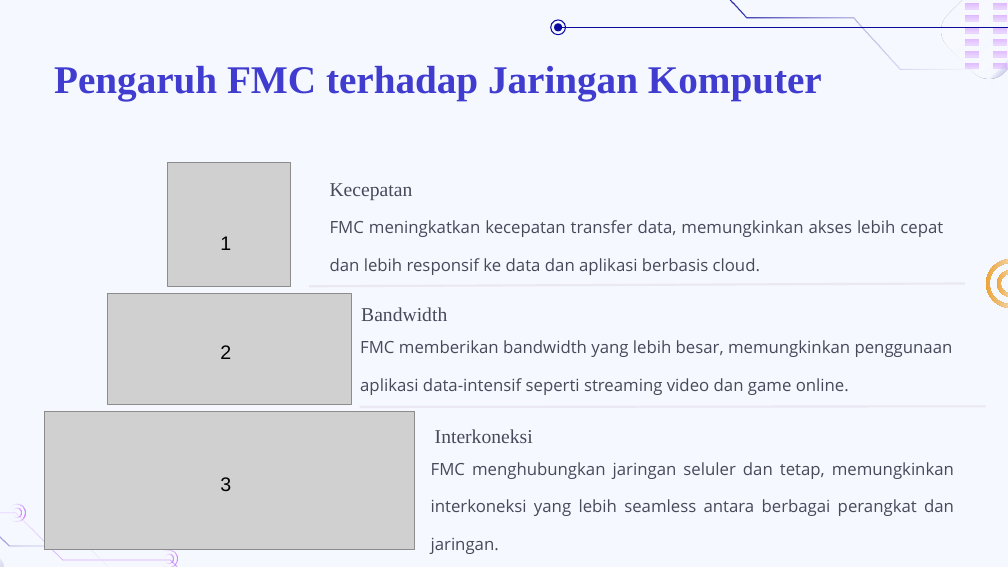
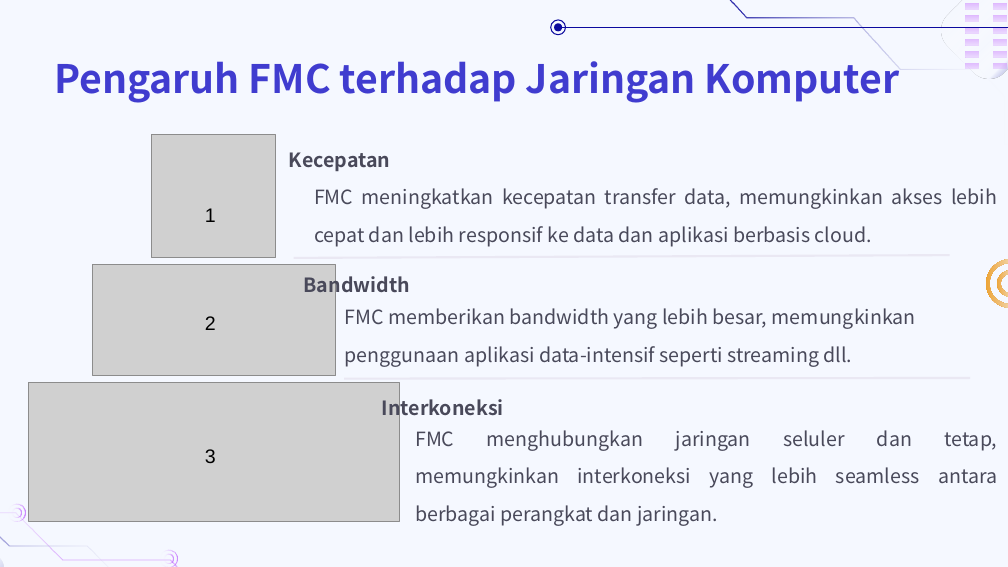
Before and after one commit to eja2003/Borneo, a slide deck: slide 17 of PPT jarkas.pptx. Drawn at 1008x567 pixels with LibreOffice and Linux fonts; fonts in the diff are those of the drawing; grey boxes stand for pictures; background and template pictures are left out. Boxes give left, top, right and bottom in pixels: in the first picture for what was removed or moved away, otherwise in the second. Text is boxed around its words. In the diff, an @@ line names an element or a change of style, - is before the commit and + after.

```diff
--- a/PPT jarkas.pptx
+++ b/PPT jarkas.pptx
@@ title "Pengaruh FMC terhadap Jaringan Komputer" at bbox=[54, 53, 899, 103]: font Times New Roman to Noto Sans CJK JP @@
@@ text "Kecepatan": place and size @@
-text "Kecepatan" at bbox=[330, 183, 413, 200]
+text "Kecepatan" at bbox=[289, 152, 390, 171]
@@ text "FMC meningkatkan kecepatan transfer data, ..." at bbox=[314, 188, 997, 247]: size 12 to 14 pt, font Open Sans to Noto Sans CJK JP @@
@@ text "FMC meningkatkan kecepatan transfer data, ...": place and size @@
-text "FMC meningkatkan kecepatan transfer data, ..." at bbox=[330, 220, 943, 275]
+text "FMC meningkatkan kecepatan transfer data, ..." at bbox=[314, 188, 997, 247]
@@ font Times New Roman to Noto Sans CJK JP, bold on in 3 elements at bbox=[289, 152, 390, 171], bbox=[382, 394, 504, 420], bbox=[304, 272, 411, 298] @@
@@ text "Bandwidth": place and size @@
-text "Bandwidth" at bbox=[361, 307, 447, 321]
+text "Bandwidth" at bbox=[304, 272, 411, 298]
@@ text at bbox=[345, 308, 916, 367]: text changed; size 12 to 14 pt; font Open Sans to Noto Sans CJK JP @@
-FMC memberikan bandwidth yang lebih besar, memungkinkan penggunaan aplikasi data-intensif seperti streaming video dan game online.
+FMC memberikan bandwidth yang lebih besar, memungkinkan penggunaan aplikasi data-intensif seperti streaming dll.
@@ 3 pictures, 3 texts, 2 lines: place and size @@
-3 pictures, 3 texts, 2 lines at bbox=[44, 163, 986, 549]
+3 pictures, 3 texts, 2 lines at bbox=[28, 135, 970, 521]
@@ text "Interkoneksi": place and size @@
-text "Interkoneksi" at bbox=[435, 429, 533, 443]
+text "Interkoneksi" at bbox=[382, 394, 504, 420]
@@ text "FMC menghubungkan jaringan seluler dan ...": place and size @@
-text "FMC menghubungkan jaringan seluler dan ..." at bbox=[431, 462, 954, 554]
+text "FMC menghubungkan jaringan seluler dan ..." at bbox=[415, 430, 997, 526]
@@ text "FMC menghubungkan jaringan seluler dan ..." at bbox=[415, 430, 997, 526]: size 12 to 14 pt, font Open Sans to Noto Sans CJK JP @@
```
Also in this commit, not shown: 23 other slides changed.
